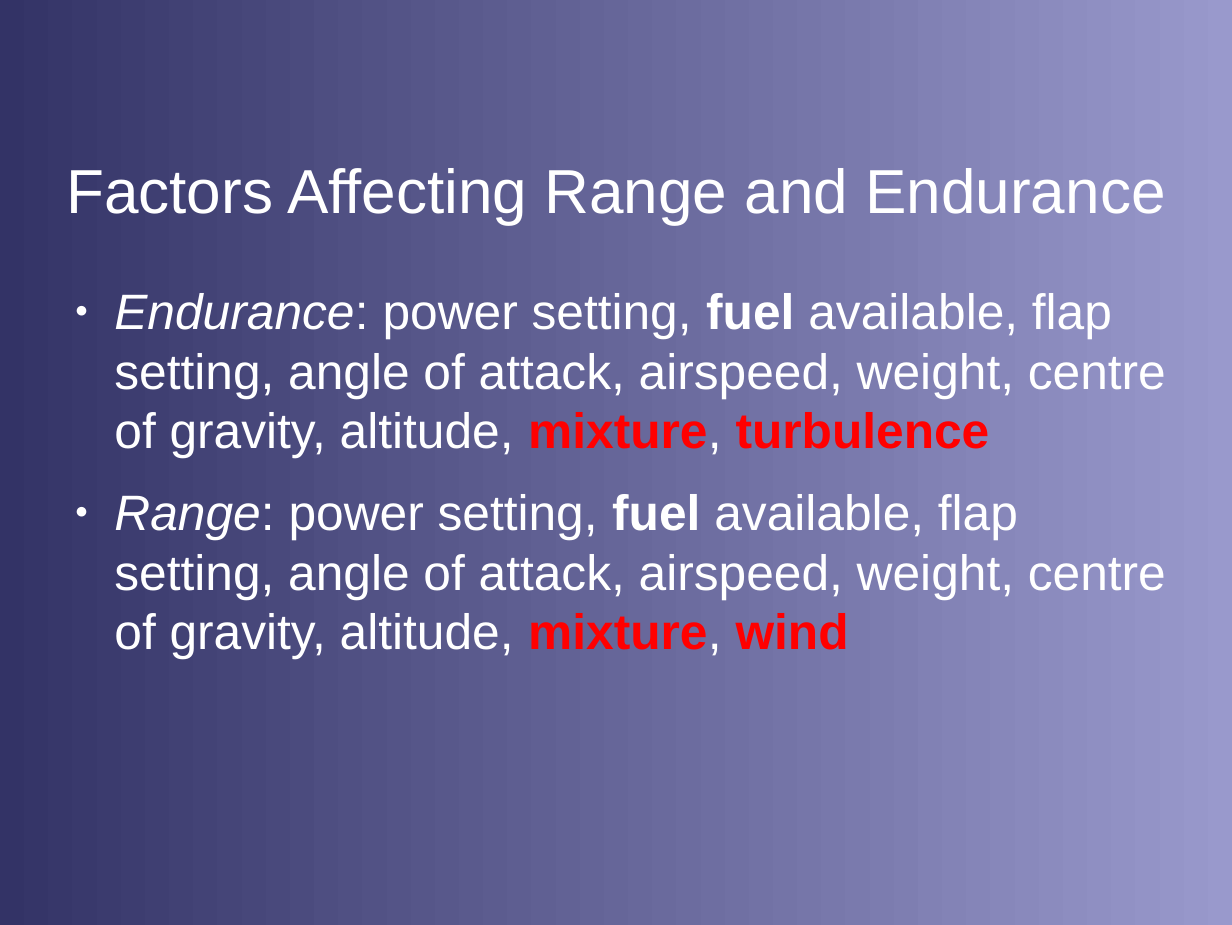
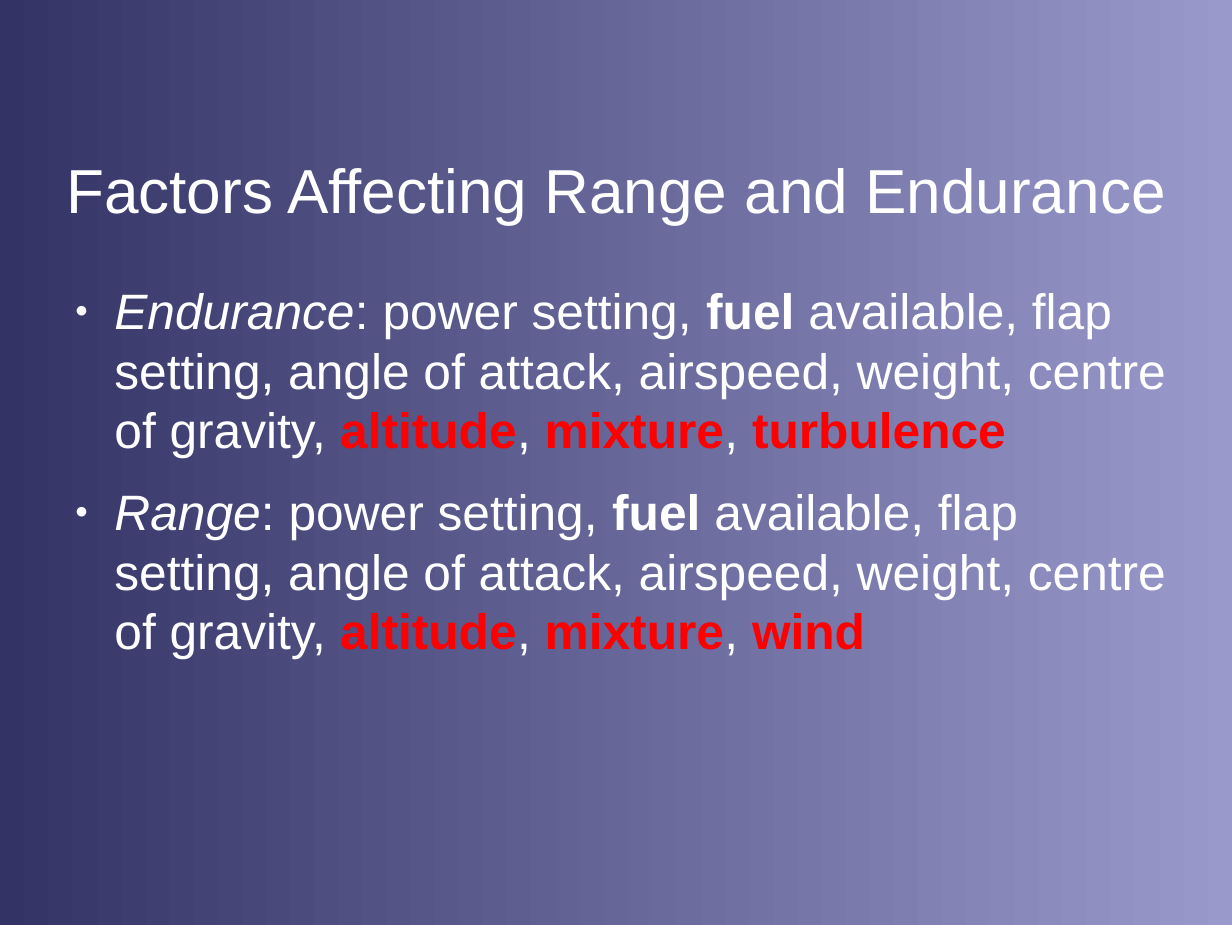
Before and after one commit to stephanheinemann/flight, a slide deck: slide 15 of FI/RangeAndEndurance/RangeAndEndurance.odp. Drawn at 1232x925 pixels with LibreOffice and Linux fonts; fonts in the diff are those of the drawing; background and template pictures are left out. Boxes give left, top, right and bottom in pixels: in the first picture for what was removed or moved away, otherwise in the second. Text is boxed around its words. In the diff, an @@ line names an element or a change of style, - is before the commit and + after.

```diff
--- a/FI/RangeAndEndurance/RangeAndEndurance.odp
+++ b/FI/RangeAndEndurance/RangeAndEndurance.odp
@@ text "Endurance: power setting, fuel available, ..." at box(114, 293, 1166, 659): text colour #FFFFFF to #FF0000, bold on in "altitude,", "altitude," @@
```
Also in this commit, not shown: 3 other slides changed, 1 other file.
